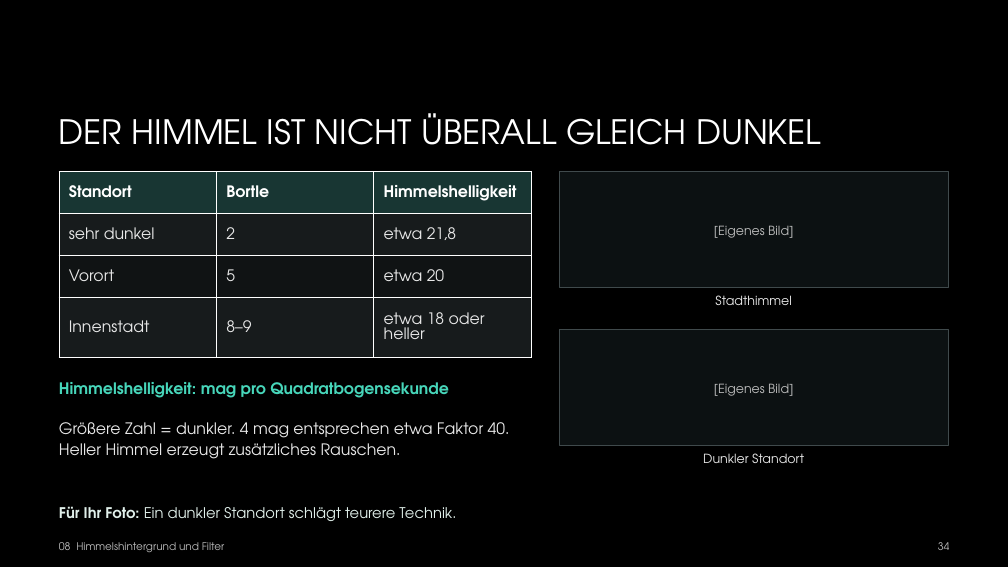
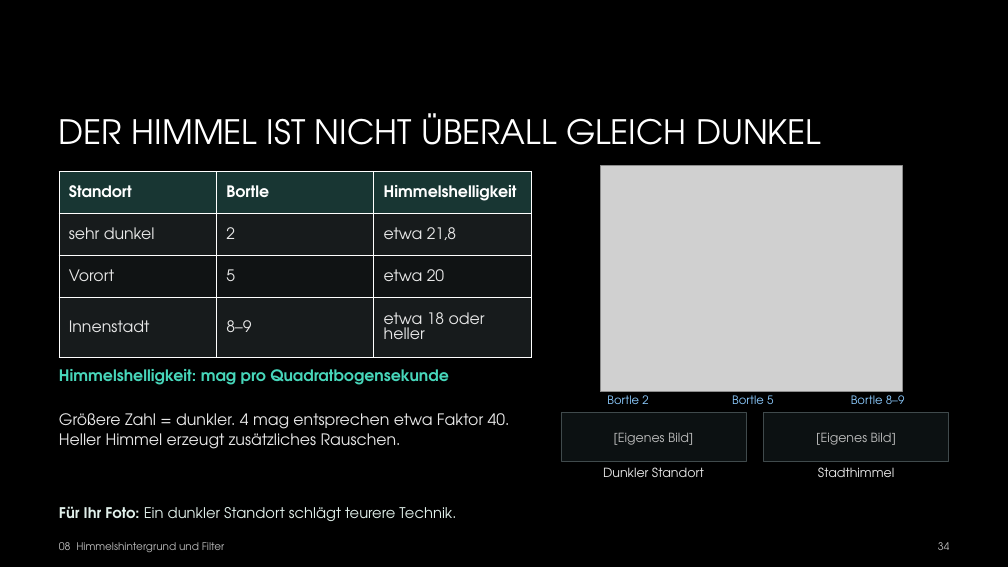
Before and after one commit to hagen-gloetter/Vortrag-Astrofotografie-VHS, a slide deck: slide 34 of Präsenation/Astro-fotografie.pptx. Drawn at 1008x567 pixels with LibreOffice and Linux fonts; fonts in the diff are those of the drawing; grey boxes stand for pictures; background and template pictures are left out. Boxes give left, top, right and bottom in pixels: in the first picture for what was removed or moved away, otherwise in the second. Text is boxed around its words. In the diff, an @@ line names an element or a change of style, - is before the commit and + after.

```diff
--- a/Präsenation/Astro-fotografie.pptx
+++ b/Präsenation/Astro-fotografie.pptx
@@ picture added at (x1=600, y1=166, x2=902, y2=392) @@
@@ text "Himmelshelligkeit: mag pro Quadratbogensekunde" moved from (x1=59, y1=382, x2=449, y2=398) to (x1=59, y1=369, x2=449, y2=385) @@
@@ text "Größere Zahl = dunkler. 4 ..." moved from (x1=59, y1=422, x2=510, y2=459) to (x1=59, y1=413, x2=510, y2=449) @@
@@ rectangle resized from (x1=560, y1=330, x2=948, y2=445) to (x1=561, y1=413, x2=746, y2=461) @@
@@ text added at (x1=607, y1=395, x2=648, y2=404), 11 pt, text #8DCCFF @@
+Bortle 2
@@ text added at (x1=732, y1=395, x2=773, y2=404), 11 pt, text #8DCCFF @@
+Bortle 5
@@ rectangle resized from (x1=560, y1=172, x2=948, y2=287) to (x1=764, y1=413, x2=949, y2=461) @@
@@ text added at (x1=851, y1=395, x2=905, y2=404), 11 pt, text #8DCCFF @@
+Bortle 8–9
@@ text "[Eigenes Bild]" moved from (x1=714, y1=383, x2=793, y2=396) to (x1=614, y1=432, x2=693, y2=445) @@
@@ text "[Eigenes Bild]" moved from (x1=714, y1=225, x2=793, y2=238) to (x1=816, y1=432, x2=896, y2=445) @@
@@ text "Dunkler Standort" moved from (x1=703, y1=453, x2=804, y2=463) to (x1=603, y1=467, x2=704, y2=477) @@
@@ text "Stadthimmel" moved from (x1=715, y1=295, x2=791, y2=305) to (x1=818, y1=467, x2=894, y2=477) @@
```
Also in this commit, not shown: 27 other slides changed, 12 other files.
